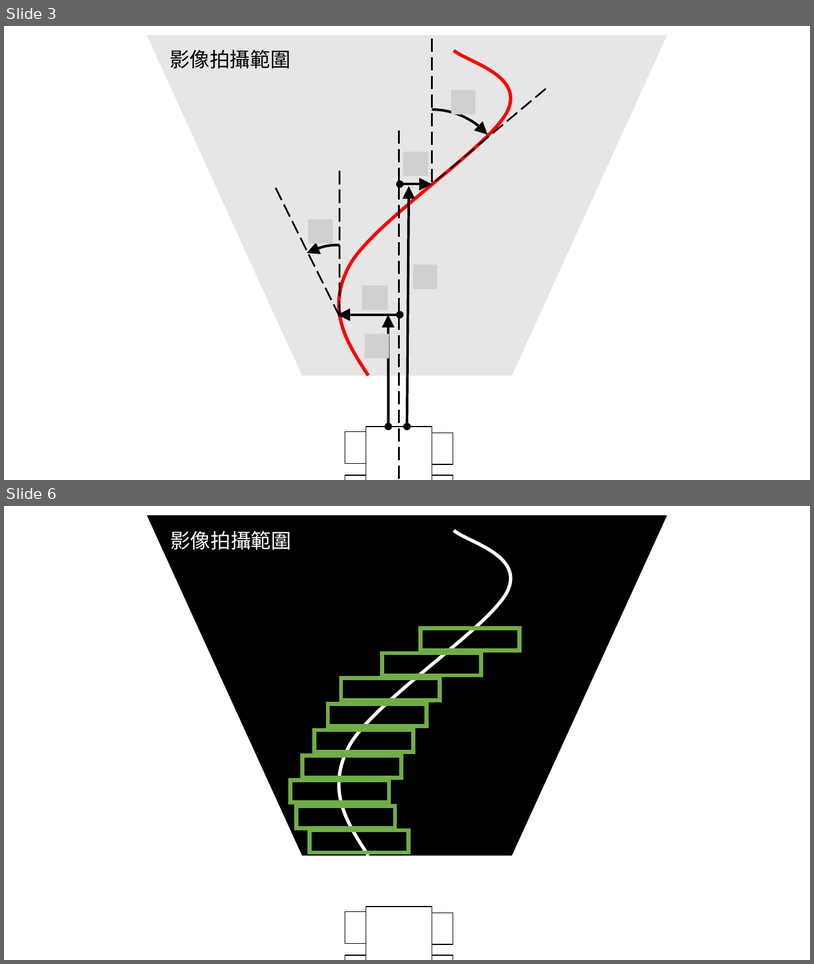
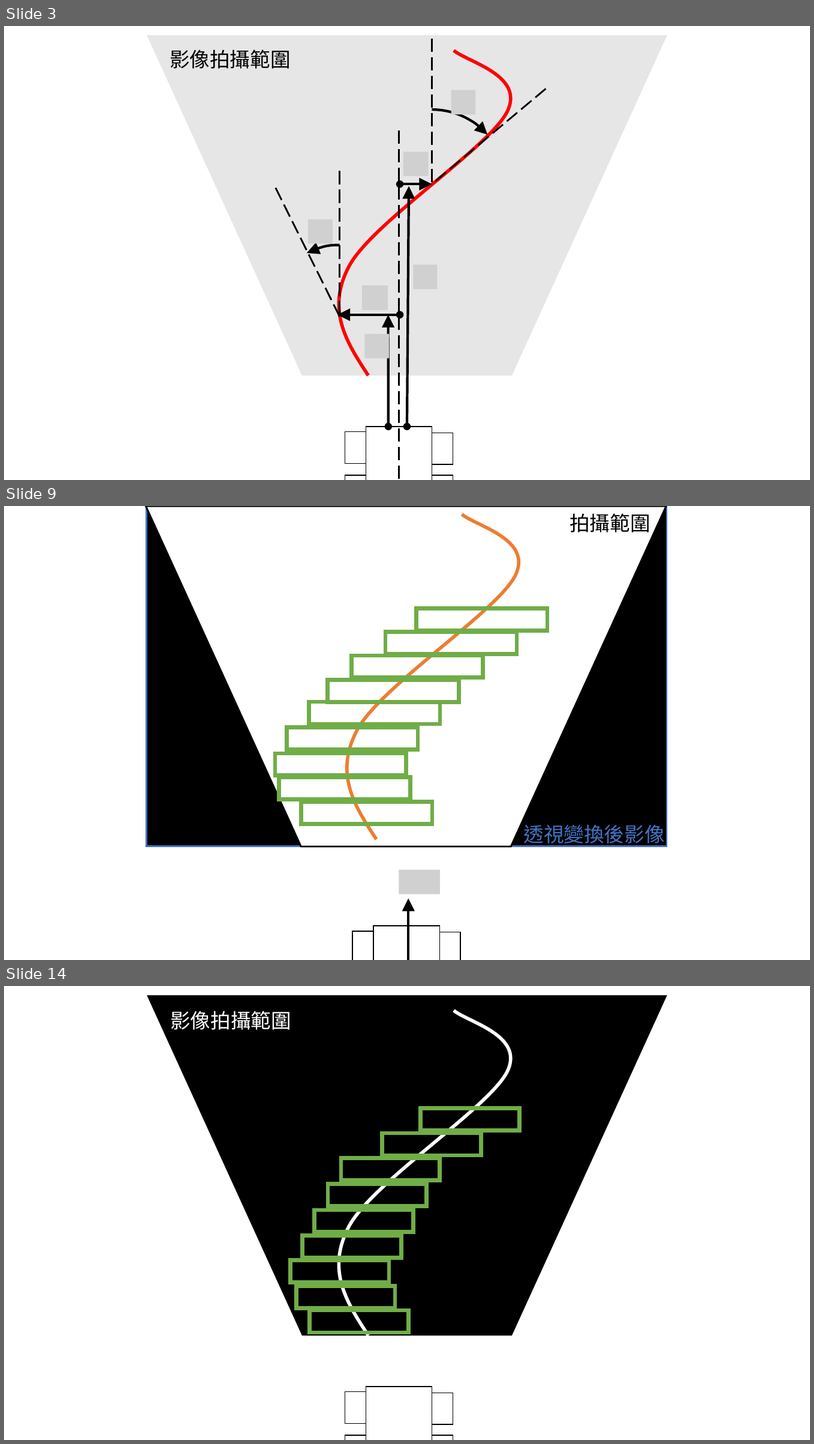
Before and after one commit to PrinceLego/Mechatronics_Integration, a slide deck: final_project/test.pptx. Shown one above the other, each under a label of ours: slides 3 and 6 before the commit, slides 3, 9 and 14 after it; the slides between them are not shown. The pictures are 814x964 and 814x1444 pixels, drawn with LibreOffice and Linux fonts; fonts in the diff are those of the drawing; grey boxes stand for pictures; background and template pictures are left out. Boxes give left, top, right and bottom in pixels: in the first picture for what was removed or moved away, otherwise in the second. Text is boxed around its words. In the diff, an @@ line names an element or a change of style, - is before the commit and + after.

```diff
--- a/final_project/test.pptx
+++ b/final_project/test.pptx
@@ slide 9 added at [4,506,810,960], background #FFFFFF @@
@@ group added at [146,506,668,960]: 9 frames, 3 rectangles, 2 trapezoids, 2 texts, 1 freeform shape, 1 double arrow, 1 picture @@
+拍攝範圍
+透視變換後影像
@@ what was slide 6 is now slide 14 @@
```
Also in this commit, not shown: 2 slides changed, 10 other slides added, 9 other files.
